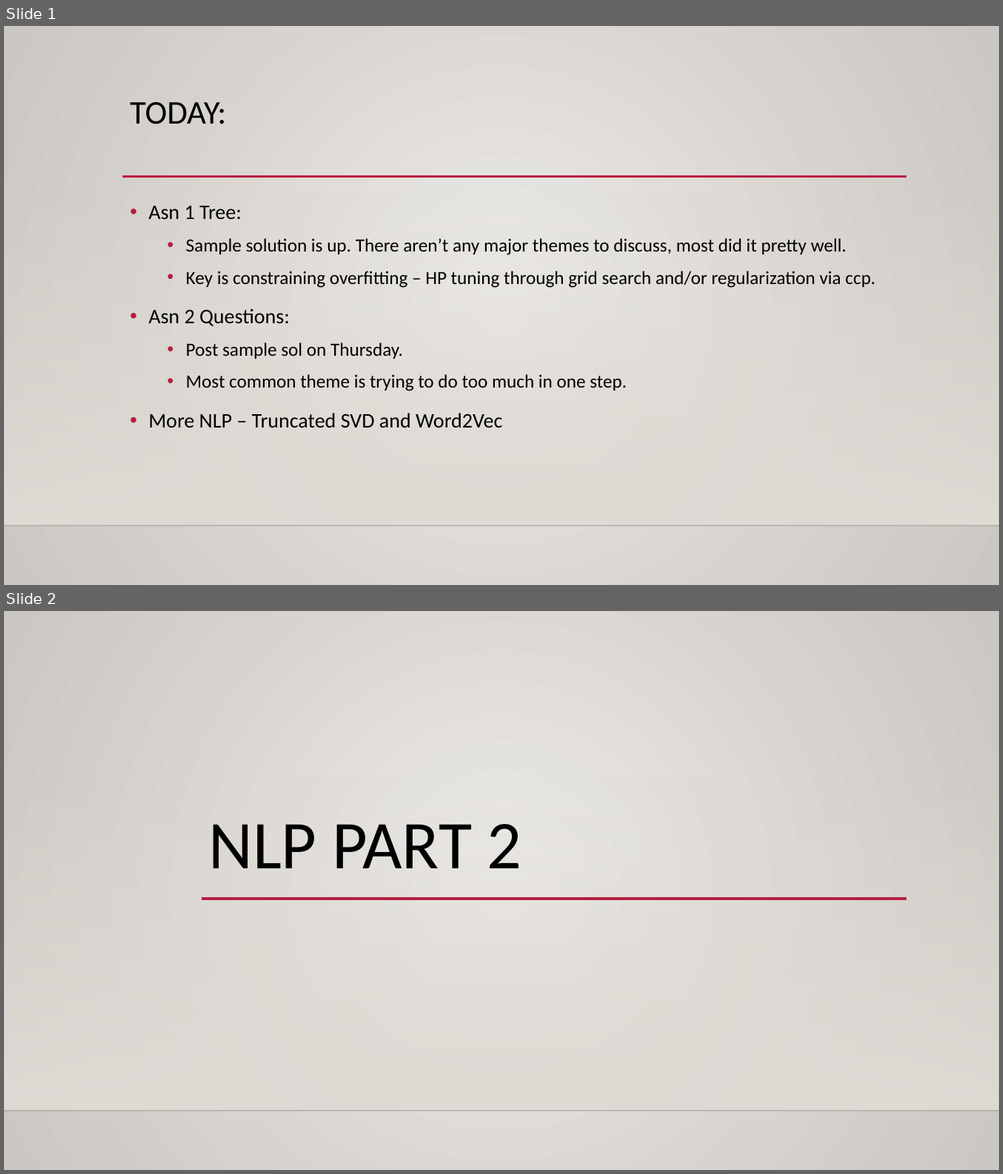
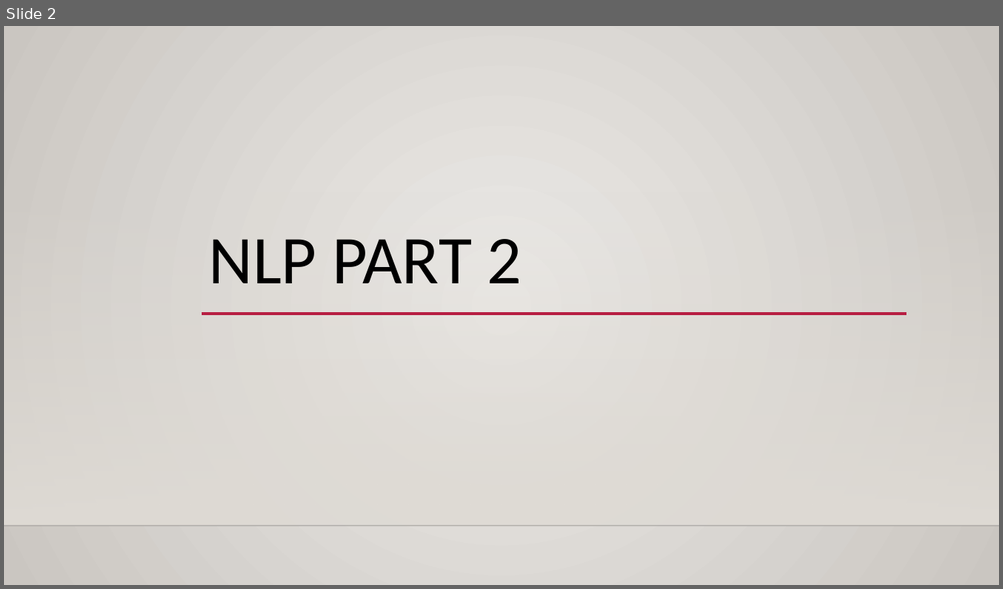
Before and after one commit to calvint13/Intro_to_Machine_Learning_Student_Workbooks, a slide deck: reference_content/Slides/NLP_2.pptx. Shown one above the other, each under a label of ours: slides 1 and 2 before the commit, slide 2 after it. The pictures are 1003x1174 and 1003x589 pixels, drawn with LibreOffice and Linux fonts; fonts in the diff are those of the drawing; background and template pictures are left out. Boxes give left, top, right and bottom in pixels: in the first picture for what was removed or moved away, otherwise in the second. Text is boxed around its words. In the diff, an @@ line names an element or a change of style, - is before the commit and + after.

```diff
--- a/reference_content/Slides/NLP_2.pptx
+++ b/reference_content/Slides/NLP_2.pptx
@@ slide 1 removed at (4,26,999,585), background gradient #ECEAE7 to #CAC7C1; not listed: 2 template elements that a slide beside it also shows @@
@@ title removed at (130,102,226,124) @@
-TODAY:
@@ line removed from (122, 177) to (907, 177) @@
@@ text removed at (148,206,875,428) @@
-• Asn 1 Tree:
-  • Sample solution is up. There aren’t any major themes to discuss, most did it pretty well.
-  • Key is constraining overfitting – HP tuning through grid search and/or regularization via ccp.
-• Asn 2 Questions:
-  • Post sample sol on Thursday.
-  • Most common theme is trying to do too much in one step.
-• More NLP – Truncated SVD and Word2Vec
```
Also in this commit, not shown: 1 slide changed, 2 slides added, 25 other files.
